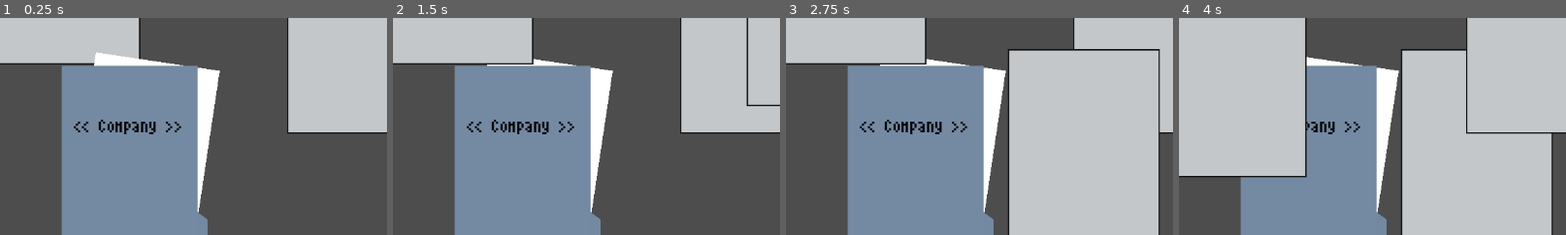
Above: before the commit, frames 1-4 (left to right).
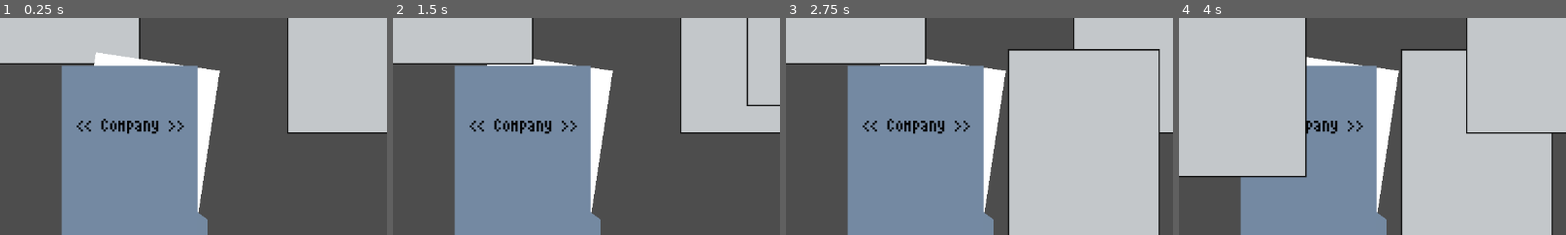
Above: after the commit, the same moments.

Repository: MilesTallia/tantalizing-tardigrades
Game: Godot game, scene res://Scenes/Game.tscn
Same seed, same stepped clock (60 frames per second), same inputs: the game is played once before the commit and once after it.
Inputs (mouse positions are % of the whole screen's width and height, from its top left):
- Up to frame 1 (0.25 s): no input
- Up to frame 2 (1.5 s): click (22, 9) at 0.52 s; type "Alex" at 0.6 s; tap Enter (ui_accept) at 1.25 s; drag from (83, 32) to (22, 9) at 1.27 s
- Up to frame 3 (2.75 s): tap Enter (ui_accept) at 2 s; drag from (18, 16) to (45, 70) at 2.02 s
- Up to frame 4 (4 s): move the mouse to (57, 32) at 2.77 s; click (57, 32) at 2.85 s; tap Enter (ui_accept) at 3.5 s; drag from (22, 9) to (20, 35) at 3.52 s
The pictures show only the part of the screen within x 10-60%, y 31-80%; the shares and areas given below are measured in that part.

The runs differ from the first frame. In frame 1, 1.0% of the frame differs, in the area x 19-48%, y 46-54%; in frame 2, 1.0%; in frame 3, 1.0%; in frame 4, 0.5%.

Commit message:
FOLDERS WORK - things move and folder labels work

Diff:
--- a/middle-mismanagement/Scenes/Folder.tscn
+++ b/middle-mismanagement/Scenes/Folder.tscn
@@ -53,10 +53,10 @@
 polygon = PackedVector2Array(0, 280, -136, 231, -136, -62, 0, 0)
 
 [node name="Label" type="Label" parent="."]
-offset_left = 9.0
-offset_top = 76.0
-offset_right = 185.0
-offset_bottom = 229.0
+offset_left = 13.0
+offset_top = 75.0
+offset_right = 189.0
+offset_bottom = 228.0
 theme_override_colors/font_color = Color(0, 0, 0, 1)
 theme_override_fonts/font = ExtResource("2_nn5uf")
 theme_override_font_sizes/font_size = 25
--- a/middle-mismanagement/Scenes/Pages/Page.tscn
+++ b/middle-mismanagement/Scenes/Pages/Page.tscn
@@ -7,6 +7,7 @@
 size = Vector2(224.596, 325.194)
 
 [node name="Page" type="CharacterBody2D"]
+input_pickable = true
 
 [node name="Sprite2D" type="Sprite2D" parent="."]
 texture = ExtResource("1_xfyem")
--- a/middle-mismanagement/Scenes/Pages/Presets/Basic1.tscn
+++ b/middle-mismanagement/Scenes/Pages/Presets/Basic1.tscn
@@ -1,14 +1,17 @@
-[gd_scene load_steps=5 format=3 uid="uid://b1ctp1kuh7pms"]
+[gd_scene load_steps=6 format=3 uid="uid://b1ctp1kuh7pms"]
 
 [ext_resource type="Texture2D" uid="uid://jp5q47ch5mw1" path="res://Assets/large-paper.png" id="1_4oy50"]
 [ext_resource type="Script" path="res://Scripts/basic_1.gd" id="1_fv3iy"]
+[ext_resource type="Script" path="res://Scripts/DragZoom.gd" id="1_sw5a5"]
 [ext_resource type="PackedScene" uid="uid://cp5xg46qi1eb3" path="res://Scenes/Pages/Components/Field.tscn" id="2_2er7x"]
 
 [sub_resource type="RectangleShape2D" id="RectangleShape2D_4hj8p"]
 size = Vector2(224.596, 325.194)
 
 [node name="Page" type="CharacterBody2D"]
-script = ExtResource("1_fv3iy")
+collision_layer = 2
+input_pickable = true
+script = ExtResource("1_sw5a5")
 
 [node name="Sprite2D" type="Sprite2D" parent="."]
 texture = ExtResource("1_4oy50")
@@ -25,67 +28,82 @@
 color = Color(0.764706, 0.780392, 0.792157, 1)
 metadata/_edit_use_anchors_ = true
 
-[node name="Project" parent="." instance=ExtResource("2_2er7x")]
+[node name="Labels" type="Node2D" parent="."]
+script = ExtResource("1_fv3iy")
+
+[node name="Project" parent="Labels" instance=ExtResource("2_2er7x")]
+visible = false
 offset_left = 4.0
 offset_top = -152.0
 offset_right = 388.0
 offset_bottom = -87.0
 text = "Project Name"
 
-[node name="Label" parent="Project" index="0"]
+[node name="Label" parent="Labels/Project" index="0"]
 visible = false
 
-[node name="Field2" parent="Project/Label" index="0" instance=ExtResource("2_2er7x")]
+[node name="Field2" parent="Labels/Project/Label" index="0" instance=ExtResource("2_2er7x")]
 layout_mode = 0
 text = "Title: SweatShop"
 script = null
 
-[node name="Title" parent="." instance=ExtResource("2_2er7x")]
+[node name="Title" parent="Labels" instance=ExtResource("2_2er7x")]
 offset_left = -90.0
 offset_top = -120.0
 offset_right = 422.0
 offset_bottom = -55.0
 text = ""
 
-[node name="Label" parent="Title" index="0"]
+[node name="Label" parent="Labels/Title" index="0"]
 offset_left = 0.0
 offset_right = 288.0
 theme_override_colors/font_color = Color(0, 0, 0, 1)
 text = "SweatShop"
 
-[node name="AQI" parent="." instance=ExtResource("2_2er7x")]
+[node name="AQI" parent="Labels" instance=ExtResource("2_2er7x")]
 offset_left = -90.0
-offset_top = -90.0
+offset_top = -55.0
 offset_right = 422.0
-offset_bottom = -25.0
+offset_bottom = 10.0
 text = "AQI Impact: "
+metadata/_edit_use_anchors_ = true
 
-[node name="Label" parent="AQI" index="0"]
+[node name="Label" parent="Labels/AQI" index="0"]
 offset_left = 360.0
 offset_right = 488.0
 theme_override_colors/font_color = Color(0.661604, 0, 0.0346332, 1)
 text = "5"
+metadata/_edit_use_anchors_ = true
 
-[node name="Budget" parent="." instance=ExtResource("2_2er7x")]
+[node name="Budget" parent="Labels" instance=ExtResource("2_2er7x")]
 offset_left = -90.0
-offset_top = -60.0
+offset_top = -25.0
 offset_right = 422.0
-offset_bottom = 5.0
+offset_bottom = 40.0
+metadata/_edit_use_anchors_ = true
 
-[node name="Output" parent="." instance=ExtResource("2_2er7x")]
+[node name="Label" parent="Labels/Budget" index="0"]
+metadata/_edit_use_anchors_ = true
+
+[node name="Output" parent="Labels" instance=ExtResource("2_2er7x")]
 offset_left = -90.0
-offset_top = -30.0
+offset_top = 5.0
 offset_right = 422.0
-offset_bottom = 35.0
+offset_bottom = 70.0
 text = "Ouput: "
+metadata/_edit_use_anchors_ = true
 
-[node name="Label" parent="Output" index="0"]
+[node name="Label" parent="Labels/Output" index="0"]
 offset_left = 216.0
 offset_right = 408.0
 text = "500kwh"
+metadata/_edit_use_anchors_ = true
 
-[editable path="Project"]
-[editable path="Title"]
-[editable path="AQI"]
-[editable path="Budget"]
-[editable path="Output"]
+[connection signal="mouse_entered" from="." to="." method="mouse_entered"]
+[connection signal="mouse_exited" from="." to="." method="mouse_exited"]
+
+[editable path="Labels/Project"]
+[editable path="Labels/Title"]
+[editable path="Labels/AQI"]
+[editable path="Labels/Budget"]
+[editable path="Labels/Output"]
--- a/middle-mismanagement/Scripts/Folder.gd
+++ b/middle-mismanagement/Scripts/Folder.gd
@@ -1,8 +1,4 @@
 extends CharacterBody2D
-
-
-var old_location = position
-
 
 var draggingDistance
 var dir
@@ -33,8 +29,8 @@
 				if !open and hasPapers:
 					spawn_pages(good)
 
-					hasPapers = false
-					$"Closed Folder/Paper".visible = false
+				hasPapers = false
+				$"Closed Folder/Paper".visible = false
 				if open:
 					$"Open Folder".visible = false
 					$"Closed Folder".visible = true
@@ -53,13 +49,10 @@
 			newPosition = get_viewport().get_mouse_position() - draggingDistance * dir
 
 func _physics_process(delta):
-	return
-	#if dragging:
-		#scale = Vector2(1,1)
-		#set_velocity((newPosition - position) * Vector2(30, 30))
-		#move_and_slide()
-
-
+	if dragging:
+		scale = Vector2(1,1)
+		set_velocity((newPosition - position) * Vector2(30, 30))
+		move_and_slide()
 
 func assign_company(good : bool):
 	return
@@ -75,3 +68,6 @@
 
 func mouse_exited():
 	mouse_in = false
+
+func _ready():
+	assign_company(good)
--- a/middle-mismanagement/Scripts/basic_1.gd
+++ b/middle-mismanagement/Scripts/basic_1.gd
@@ -1,8 +1,9 @@
-extends Node2D
+extends Node
 
 var rng = RandomNumberGenerator.new()
 
 func rand(good : bool):
+	print(3)
 	if (good == true):
 		randomize_good()
 	else:
@@ -42,6 +43,7 @@
 
 
 func set_values(project, aqi, cost, output):
+	print(4)
 	aqi = snapped(aqi, 0.01)
 	cost = snapped(cost, 0.01)
 	output = snapped(output, 0.01)
--- a/middle-mismanagement/Scripts/folder_1.gd
+++ b/middle-mismanagement/Scripts/folder_1.gd
@@ -3,26 +3,24 @@
 func assign_company(good : bool):
 	if (good == true):
 		company = eco_freindly_companies.pick_random()
+		$Label.text = company
 	else:
 		company = ominous_companies.pick_random()
+		$Label.text = company
 
 func spawn_pages(good : bool):
 
 	var page = load("res://Scenes/Pages/Presets/Basic1.tscn")
 	var pageInst = page.instantiate()
-	add_child(pageInst)
+	pageInst.position = position
 
 	if (good):
-		pageInst.rand(true)
+		print(pageInst.get_child(3))
+		pageInst.get_child(3).rand(true)
 	else:
-		pageInst.rand(false)
+		pageInst.get_child(3).rand(false)
 
-func set_values(aqi, cost, output):
-	aqi = snapped(aqi, 0.01)
-	$AQI.set_child_text(str(aqi))
-
-
-
+	get_parent().add_child(pageInst)
 
 
 
